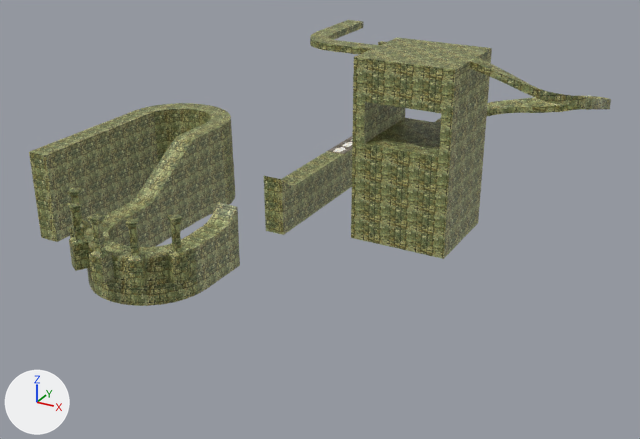
One commit to the Blender file blender/castlecoaster.blend: the scene before it, then after it.
Camera for both pictures: a camera (50 mm lens) standing at (294.0, -275.0, 133.0) and looking at (121.0, 38.0, -24.0). Arrows for +X, +Y and +Z are at lower left; the lights stay in place.

Objects in the first picture: 'lamp-col.001', 'lamp-col.002', 'lamp-col.003', 'lamp-col.004', 'ramp1-col.001', 'ramp2-col', 'tower-col'.
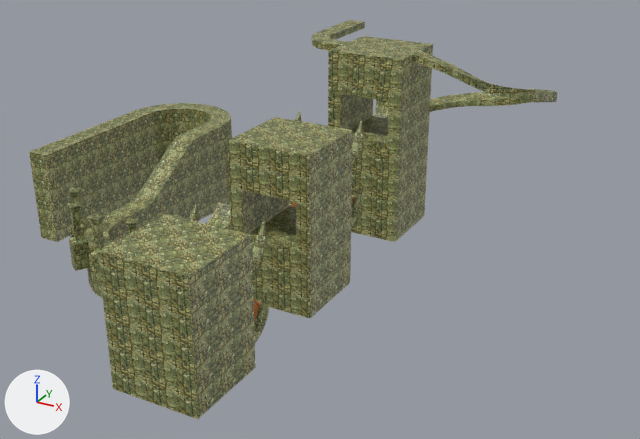
The newer file is also turned or shifted as a whole; pictures and numbers use the older file's frame.

Pixel boxes (x1, y1, x2, y2) of what changed, in the pictures (640 x 439 px):
'tower-col', reshaped (19% narrower, 7% shorter): before (310, 20, 611, 259); after (312, 20, 557, 242)
'tower-col.002', added (yellow): after (98, 214, 260, 419)
    faces in mat_stone (picture img_kivi_png): (98, 214, 256, 419)
'tower-col.001', added (yellow): after (227, 117, 354, 318)
    faces in mat_stone (picture img_kivi_png): (227, 117, 353, 318)
'cone-col.001', added (yellow): after (189, 204, 269, 343)
'cone-col.003', added (yellow): after (289, 110, 364, 228)
'ramp2-col', unchanged, covered by the edit: before (264, 41, 386, 235); after (374, 100, 389, 118)

Diff of the bpy script that builds the scene:
```diff
--- a/blender/castlecoaster.blend.py
+++ b/blender/castlecoaster.blend.py
@@ img_cedfence_png @@
+img_cedfence_png = load_image('Cedfence.png', '../assets/sprites/Cedfence.png', 128, 128, 'sRGB')
@@ mat_wood @@
+mat_wood = principled_material('wood')
+mat_wood.texture = img_cedfence_png
@@ me_cube_001 @@
 # used by ob_tower_col; location = (148.4, 106.2, 25.9); rotation_euler = (1.571, 0.0, -2.269), in degrees (90, 0, -130)
-me_cube_001.from_pydata(...)  # 288 vertices, 227 faces; spans x -66.2..52.9, y -67.9..17.6, z -60.5..66.8
+me_cube_001.from_pydata(...)  # 288 vertices, 227 faces; spans x -50.9..54.2, y -67.9..17.6, z -42.3..66.2
+# me_cube_001 part 1: 288 of 288 vertices moved; they spanned x -66.2..52.9, y -67.9..17.6, z -60.5..66.8 and now span x -50.9..54.2, y -67.9..17.6, z -42.3..66.2; mean shift (8.9, 0.0, 10.6); largest move (22.1, -20.8, -41.2) -> (34.9, -20.8, -17.0)
 me_cube_001.materials.append(mat_stone)
@@ me_cone_004 @@
+me_cone_004.from_pydata(...)  # 964 vertices, 964 faces; spans x -3.1..20.5, y -2.0..31.2, z -14.0..33.3
+me_cone_004.materials.append(mat_stone_001)  # picture img_kivi_png_001
@@ me_cube_008 @@
+me_cube_008.from_pydata(...)  # 74 vertices, 52 faces; spans x -19.3..40.7, y -34.4..17.6, z -37.2..19.5
+# faces by material slot: [26, 26]
+me_cube_008.materials.append(mat_stone)  # picture img_kivi_png
+me_cube_008.materials.append(mat_wood)  # picture img_cedfence_png
@@ me_cone_003 @@
+me_cone_003.from_pydata(...)  # 964 vertices, 964 faces; spans x -3.1..20.5, y -2.0..31.2, z -14.0..33.3
+me_cone_003.materials.append(mat_stone)  # picture img_kivi_png
@@ me_cube_007 @@
+me_cube_007.from_pydata(...)  # 59 vertices, 40 faces; spans x -19.3..40.7, y -49.7..17.6, z -37.2..19.5
+# faces by material slot: [15, 25]
+me_cube_007.materials.append(mat_stone)  # picture img_kivi_png
+me_cube_007.materials.append(mat_wood)  # picture img_cedfence_png
@@ ob_cone_col_001 @@
+ob_cone_col_001 = bpy.data.objects.new('cone-col.001', me_cone_004)
+ob_cone_col_001.location = (112.1, -40.9, -25.5)
+ob_cone_col_001.rotation_euler = (0.0, -0.436, -1.571)  # degrees (0, -25, -90)
@@ ob_tower_col_002 @@
+ob_tower_col_002 = bpy.data.objects.new('tower-col.002', me_cube_008)
+ob_tower_col_002.location = (127.6, -48.3, -7.6)
+ob_tower_col_002.rotation_euler = (1.571, 0.0, -2.269)  # degrees (90, 0, -130)
@@ ob_cone_col_003 @@
+ob_cone_col_003 = bpy.data.objects.new('cone-col.003', me_cone_003)
+ob_cone_col_003.location = (112.1, 34.2, -10.0)
+ob_cone_col_003.rotation_euler = (0.0, -0.436, -1.571)  # degrees (0, -25, -90)
@@ ob_tower_col_001 @@
+ob_tower_col_001 = bpy.data.objects.new('tower-col.001', me_cube_007)
+ob_tower_col_001.location = (127.6, 25.7, 7.7)
+ob_tower_col_001.rotation_euler = (1.571, 0.0, -2.269)  # degrees (90, 0, -130)
```
